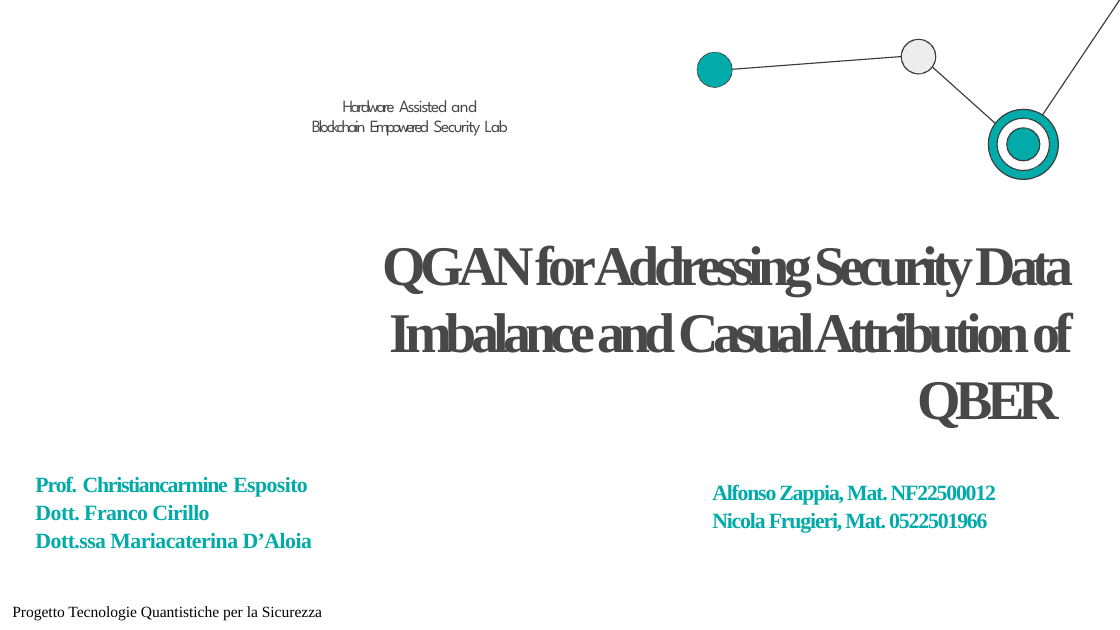
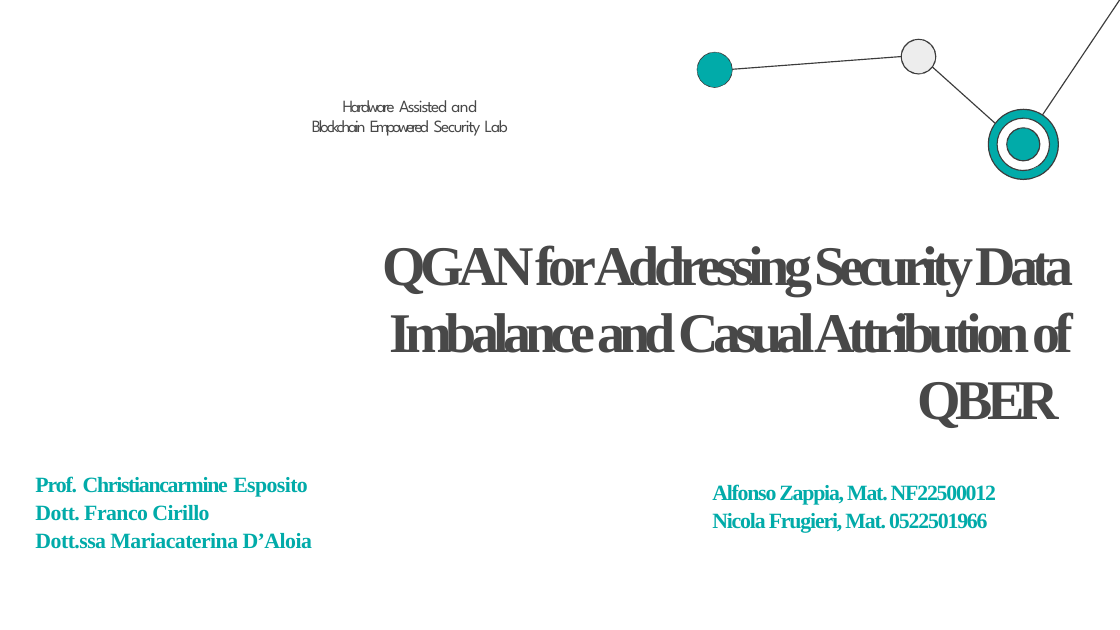
Before and after one commit to nf0101/qgan-qber, a slide deck: slide 1 of docs/presentazione.pptx. Drawn at 1120x630 pixels with LibreOffice and Linux fonts; fonts in the diff are those of the drawing; background and template pictures are left out. Boxes give left, top, right and bottom in pixels: in the first picture for what was removed or moved away, otherwise in the second. Text is boxed around its words. In the diff, an @@ line names an element or a change of style, - is before the commit and + after.

```diff
--- a/docs/presentazione.pptx
+++ b/docs/presentazione.pptx
@@ text removed at (12,606,322,621) @@
-Progetto Tecnologie Quantistiche per la Sicurezza
```
Also in this commit, not shown: 3 other slides changed, 5 slides added, 1 slide removed, 1 other file.
